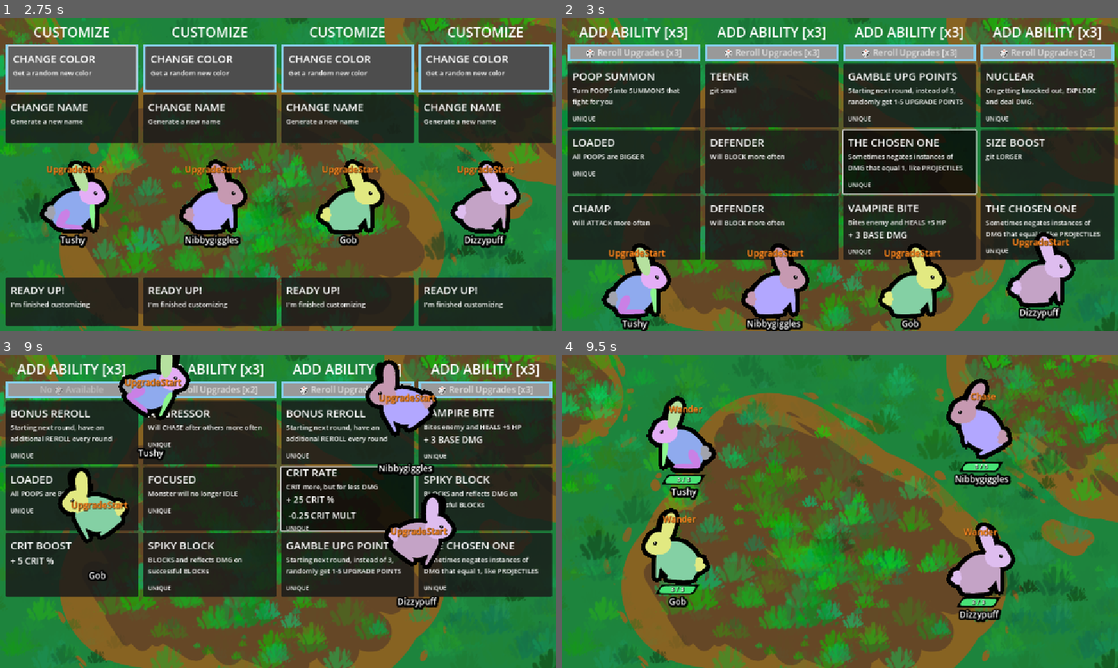
Above: before the commit, frames 1-4 (two rows, left to right).
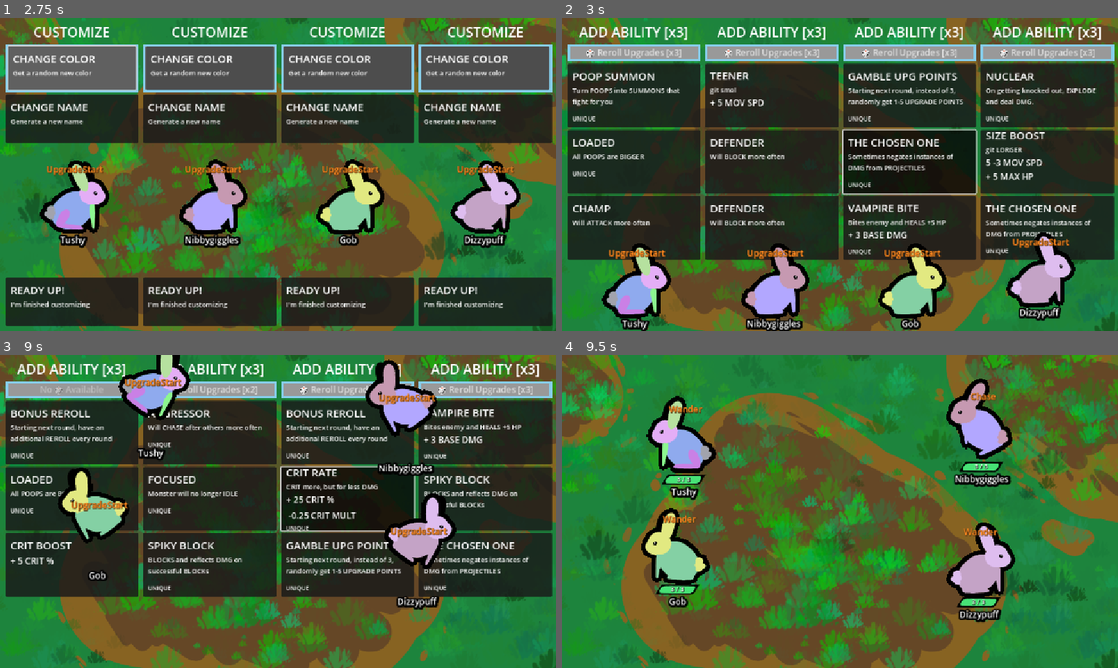
Above: after the commit, the same moments.

Repository: Galitie/tm2
Game: Godot game, scene res://test_scene.tscn
The game is run twice, just before and just after one commit, with the same random seed, the same clock (stepped at 60 frames per second) and the same inputs. Sound files missing from this copy of the repository are replaced by a short silence.
Inputs (mouse positions are in pixels of both pictures, inside the frame that each line leads up to):
- Up to frame 1 (2.75 s): click (72, 68) at 0.52 s; click (72, 68) at 1.27 s; click (72, 68) at 2.02 s
- Up to frame 2 (3 s): tap Enter (ui_accept) at 2.75 s; move the mouse to (962, 158) at 2.77 s; click (962, 158) at 2.92 s
- Up to frame 3 (9 s): tap Enter (ui_accept) at 3.02, 3.77, 5.27, 6.02, 6.77, 8, 8.27, 8.75 s; move the mouse to (166, 527) at 3.52 s; click (166, 527) at 3.67 s; move the mouse to (333, 442) at 4.27 s; click (333, 442) at 4.42 s; move the mouse to (250, 574) at 5.02 s; click (250, 574) at 5.17 s; move the mouse to (444, 558) at 5.77 s; click (444, 558) at 5.92 s; move the mouse to (111, 464) at 6.52 s; click (111, 464) at 6.67 s; move the mouse to (305, 511) at 7.27 s; click (305, 511) at 7.42 s; move the mouse to (194, 433) at 8.02 s; click (194, 433) at 8.17 s; move the mouse to (400, 495) at 8.77 s; click (400, 495) at 8.92 s
- Up to frame 4 (9.5 s): tap Enter (ui_accept) at 9.02 s

Frame 1 is identical in both runs. In frame 2, 1.3% of the frame differs, in the area x 26-97%, y 17-71%; in frame 3, 0.2%; in frame 4, less than 0.1%.

Commit message:
Added limit to sizes and perks and downsides

Diff:
--- a/Cards/Resources/larger.tres
+++ b/Cards/Resources/larger.tres
@@ -12,12 +12,12 @@
 unique = false
 remove_specific_states = Array[int]([])
 parts_and_acc = Array[ExtResource("1_ih14w")]([])
-attribute_1 = 0
-attribute_label_1 = ""
-attribute_amount_1 = 0
-attribute_2 = 0
-attribute_label_2 = ""
-attribute_amount_2 = 0
+attribute_1 = 2
+attribute_label_1 = "MOV SPD"
+attribute_amount_1 = -3
+attribute_2 = 1
+attribute_label_2 = "MAX HP"
+attribute_amount_2 = 5
 attribute_3 = 0
 attribute_label_3 = ""
 attribute_amount_3 = 0.0
--- a/Cards/Resources/move_speed_boost.tres
+++ b/Cards/Resources/move_speed_boost.tres
@@ -1,6 +1,7 @@
 [gd_resource type="Resource" script_class="CardResourceScript" load_steps=3 format=3 uid="uid://cvtqvsltnme3w"]
 
 [ext_resource type="Script" uid="uid://bfco2om6esxdu" path="res://Cards/card_info.gd" id="1_6hnit"]
+[ext_resource type="Script" uid="uid://bba020kqbcn8s" path="res://monster_part.gd" id="1_wcur4"]
 
 [resource]
 script = ExtResource("1_6hnit")
@@ -10,6 +11,7 @@
 state_id = ""
 unique = false
 remove_specific_states = Array[int]([])
+parts_and_acc = Array[ExtResource("1_wcur4")]([])
 attribute_1 = 2
 attribute_label_1 = "MOV SPD"
 attribute_amount_1 = 25
--- a/Cards/Resources/negate_damage.tres
+++ b/Cards/Resources/negate_damage.tres
@@ -6,7 +6,7 @@
 [resource]
 script = ExtResource("2_h78ii")
 card_name = "THE CHOSEN ONE"
-description = "Sometimes negates instances of DMG that equal 1, like PROJECTILES"
+description = "Sometimes negates instances of DMG from PROJECTILES"
 Type = "passive"
 state_id = "matrix"
 unique = true
--- a/Cards/Resources/smaller.tres
+++ b/Cards/Resources/smaller.tres
@@ -12,9 +12,9 @@
 unique = false
 remove_specific_states = Array[int]([])
 parts_and_acc = Array[ExtResource("1_ybs07")]([])
-attribute_1 = 0
-attribute_label_1 = ""
-attribute_amount_1 = 0
+attribute_1 = 2
+attribute_label_1 = "MOV SPD"
+attribute_amount_1 = 5
 attribute_2 = 0
 attribute_label_2 = ""
 attribute_amount_2 = 0
--- a/Cards/card.gd
+++ b/Cards/card.gd
@@ -6,6 +6,7 @@
 @onready var accessory_panel = $AccessoryInfo
 @onready var card_info_panel = $CardInfo
 var accessories  = []
+@onready var x_texture = load("res://none_icon.png")
 
 func _process(_delta):
 	pass
@@ -57,25 +58,9 @@
 		%Tags.text += "UNIQUE"
 
 	if chosen_resource.parts_and_acc.size():
-		for accessory in chosen_resource.parts_and_acc:
-			var panel = PanelContainer.new()
-			var button = Button.new()
-			button.icon = accessory.texture
-			button.expand_icon = true
-			button.custom_minimum_size = Vector2(50,50)
-			button.size = Vector2(50,50)
-			panel.add_child(button)
-			$AccessoryInfo/MarginContainer/VBoxContainer/Accessories.add_child(panel)
-			accessories.append(panel)
-		var panel = PanelContainer.new()
-		var button = Button.new()
-		button.icon = load("uid://djnv6gcu6l0li")
-		button.expand_icon = true
-		button.custom_minimum_size = Vector2(50,50)
-		button.size = Vector2(50,50)
-		panel.add_child(button)
-		$AccessoryInfo/MarginContainer/VBoxContainer/Accessories.add_child(panel)
-		accessories.append(panel)
+		for accessory : MonsterPart in chosen_resource.parts_and_acc:
+			make_acc_button(accessory.texture)
+		make_acc_button(x_texture)
 
 func reset_card():
 	%Description.visible = false
@@ -102,3 +87,14 @@
 
 func enable():
 	$CardInfo.disabled = false
+
+func make_acc_button(texture : Texture2D):
+		var panel = PanelContainer.new()
+		var button = Button.new()
+		button.icon = texture
+		button.expand_icon = true
+		button.custom_minimum_size = Vector2(50,50)
+		button.size = Vector2(50,50)
+		panel.add_child(button)
+		$AccessoryInfo/MarginContainer/VBoxContainer/Accessories.add_child(panel)
+		accessories.append(panel)
--- a/StateMachine/chase.gd
+++ b/StateMachine/chase.gd
@@ -43,13 +43,13 @@
 				forward = Vector2(1, 0)
 
 		var right_vec = forward.orthogonal()
+		side_offset = target_mon.body_collision.shape.radius * 1.25
 		var side_goal = predicted + right_vec * side_offset * side_sign
 
 		var to_goal = side_goal - monster.global_position
 		var dist = to_goal.length()
 		chase_time -= delta
-		#TODO: base this off of the target's collision radius?
-		if dist > 175.0 and target_mon.current_hp > 0.0 and chase_time > 0.0:
+		if dist > (target_mon.body_collision.shape.radius * 1.25) and target_mon.current_hp > 0.0 and chase_time > 0.0:
 			var desired_dir = Vector2()
 			if dist > 0.0:
 				desired_dir = to_goal.normalized()
--- a/StateMachine/knocked_out.gd
+++ b/StateMachine/knocked_out.gd
@@ -36,6 +36,7 @@
 		temp_area.add_child(temp_collision)
 		temp_area.add_child(temp_timer)
 		temp_area.add_child(temp_sprite)
+		monster.call_deferred("add_child", temp_area)
 		monster.add_child(temp_area)
 		temp_timer.start()
 		# temp to be removed ^^^^^^^^^^
--- a/UI/player_customize_panel.gd
+++ b/UI/player_customize_panel.gd
@@ -10,6 +10,7 @@
 var waiting_for_ready_up : bool = false
 @onready var done_text = $VBoxContainer/Done/CardInfo/MarginContainer/VBoxContainer/TitleDescription/Title
 @onready var done_description = $VBoxContainer/Done/CardInfo/MarginContainer/VBoxContainer/TitleDescription/Description
+
 
 signal finished_customizing(player)
 signal not_finished_customizing(player)
--- a/UI/player_upgrade_panel.gd
+++ b/UI/player_upgrade_panel.gd
@@ -143,3 +143,8 @@
 	new_stylebox_normal.border_width_left = 5
 	new_stylebox_normal.border_width_right = 5
 	new_stylebox_normal.border_color = Color.SKY_BLUE
+
+
+func remove_from_card_pool(resource):
+	var found_index = resource_array.find(resource)
+	resource_array.remove_at(found_index)
--- a/main.gd
+++ b/main.gd
@@ -357,9 +357,15 @@
 			"larger":
 				player.monster.root.scale += Vector2(.15, .15)
 				player.monster.body_collision.scale += Vector2(.15, .15)
+				player.current_big_cards += 1
+				if player.current_big_cards >= 3:
+					player.upgrade_panel.remove_from_card_pool(card_resource)
 			"smaller":
 				player.monster.root.scale -= Vector2(.15, .15)
 				player.monster.body_collision.scale -= Vector2(.15, .15)
+				player.current_small_cards += 1
+				if player.current_small_cards >= 3:
+					player.upgrade_panel.remove_from_card_pool(card_resource)
 			"matrix":
 				player.matrix = true
 			_:
--- a/player.gd
+++ b/player.gd
@@ -19,3 +19,6 @@
 var matrix : bool = false
 
 var caltrops: bool = false
+
+var current_small_cards : int = 0
+var current_big_cards : int = 0
